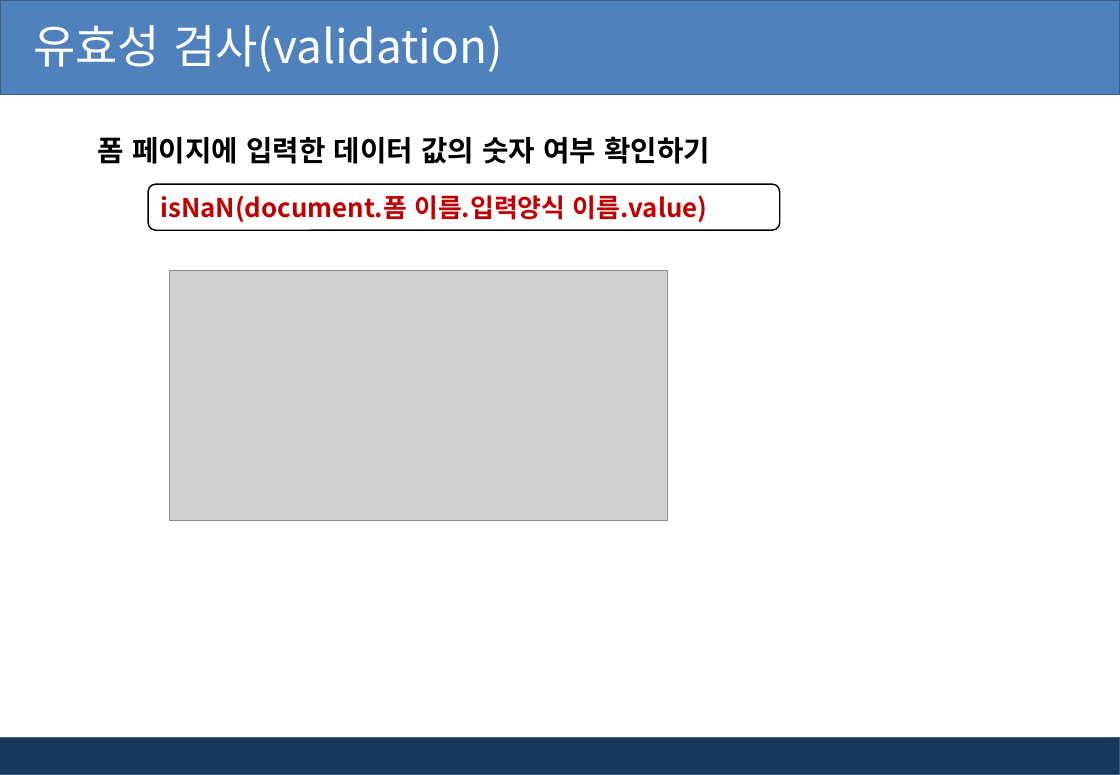
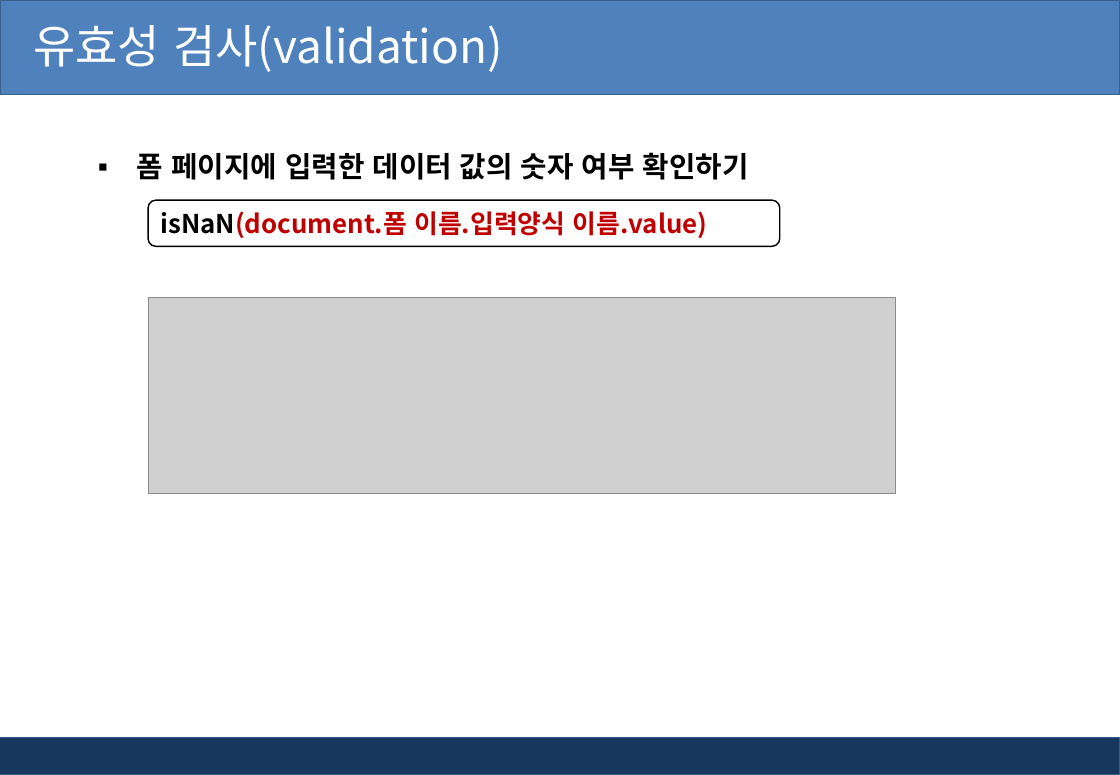
Before and after one commit to kiyongee2/green_project_web, a slide deck: slide 14 of jsp_ppt/6장. jsp 유효성검사와 정규표현식.pptx (slide 16 before the commit). Drawn at 1120x775 pixels with LibreOffice and Linux fonts; fonts in the diff are those of the drawing; grey boxes stand for pictures; background and template pictures are left out. Boxes give left, top, right and bottom in pixels: in the first picture for what was removed or moved away, otherwise in the second. Text is boxed around its words. In the diff, an @@ line names an element or a change of style, - is before the commit and + after.

```diff
--- a/jsp_ppt/6장. jsp 유효성검사와 정규표현식.pptx
+++ b/jsp_ppt/6장. jsp 유효성검사와 정규표현식.pptx
@@ text "폼 페이지에 입력한 데이터 값의 ...": place and size @@
-text "폼 페이지에 입력한 데이터 값의 ..." at (98,136,710,164)
+text "폼 페이지에 입력한 데이터 값의 ..." at (137,152,749,180)
@@ text "폼 페이지에 입력한 데이터 값의 ..." at (137,152,749,180): bullet none to ▪ @@
@@ rounded rectangle "isNaN(document.폼 이름.입력양식 이름.value)": place and size @@
-rounded rectangle "isNaN(document.폼 이름.입력양식 이름.value)" at (148,184,780,231)
+rounded rectangle "isNaN(document.폼 이름.입력양식 이름.value)" at (148,201,780,247)
@@ rounded rectangle "isNaN(document.폼 이름.입력양식 이름.value)" at (148,201,780,247): text colour #C00000 to #000000 in "isNaN(document.폼" @@
@@ picture: place and size @@
-picture at (170,271,668,521)
+picture at (148,298,896,493)
```
Also in this commit, not shown: 8 other slides changed, 1 slide added, 4 slides removed, 16 other files.
